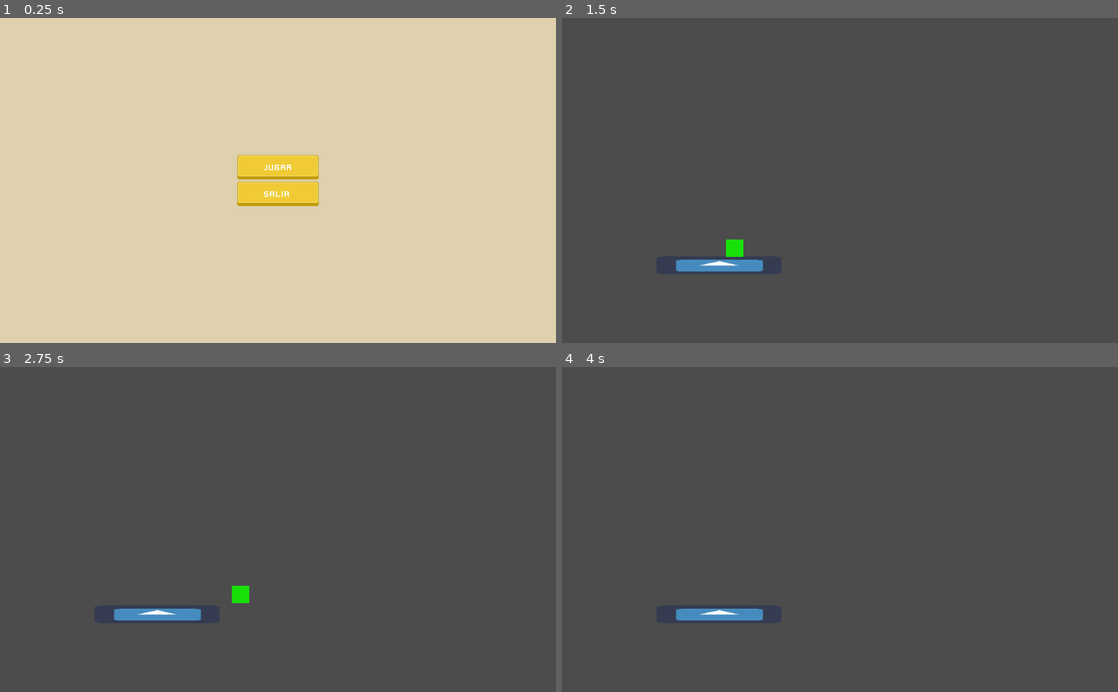
Above: before the commit, frames 1-4 (two rows, left to right).
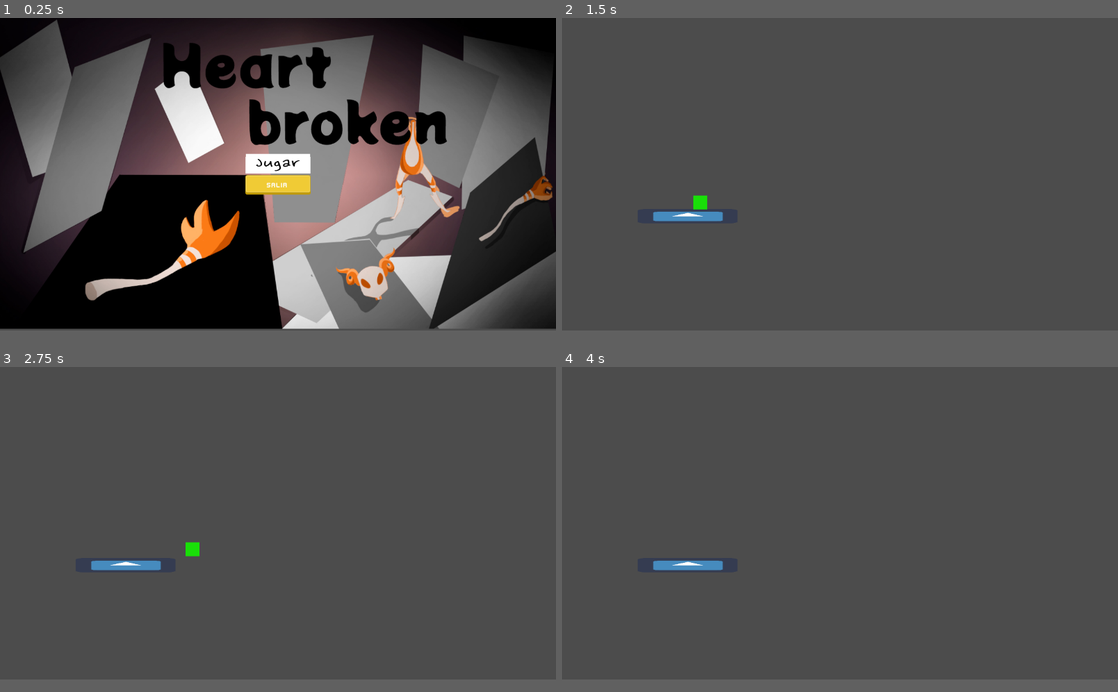
Above: after the commit, the same moments.

Repository: santyarellano/Shattered
Game: Godot game, scene res://Niveles/menuPrincipal.tscn
The game is run twice, just before and just after one commit, with the same random seed, the same clock (stepped at 60 frames per second) and the same inputs. The engine's default icon, where the game draws it, is replaced by a stand-in: a white triangle on a blue panel in a dark square.
Inputs (mouse positions are in pixels of both pictures, inside the frame that each line leads up to; where the layout moved, square brackets give the same spot in the first picture):
- Up to frame 1 (0.25 s): no input
- Up to frame 2 (1.5 s): click (840, 170) [840, 167] at 0.5 s; hold Right (ui_right) from 1.28 s (still down)
- Up to frame 3 (2.75 s): keep holding Right (ui_right); tap Space (ui_select) at 1.52, 2.27 s
- Up to frame 4 (4 s): release Right (ui_right) at 2.78 s; hold Left (ui_left) 2.78-3.53 s; hold Right (ui_right) from 3.53 s (still down); tap Space (ui_select) at 3.77 s
In our replay, the window is 800x468 before the commit and 800x450 after it. These sizes can differ from the game's own. Grey fills any space a smaller window leaves; there, only what the larger window draws over its background counts as a difference.

The runs differ from the first frame. In frame 1, 95% of the frame differs, in the area x 0-100%, y 0-97%; in frame 2, 1.2%; in frame 3, 1.2%; in frame 4, 0.9%.

Commit message:
Menú funcional

Diff:
--- a/Niveles/Control.gd
+++ b/Niveles/Control.gd
@@ -18,3 +18,8 @@
 
 func _on_Jugar_pressed():
 	get_tree().change_scene("res://Niveles/Playground.tscn")
+
+
+
+func _on_Salir_pressed():
+	get_tree().change_scene("res://Niveles/NodoQ.tscn")
--- a/Niveles/menuPrincipal.tscn
+++ b/Niveles/menuPrincipal.tscn
@@ -1,9 +1,10 @@
-[gd_scene load_steps=6 format=2]
+[gd_scene load_steps=7 format=2]
 
 [ext_resource path="res://Niveles/buttonLarge.png" type="Texture" id=1]
 [ext_resource path="res://Niveles/Font/kenvector_future_thin.ttf" type="DynamicFontData" id=2]
-[ext_resource path="res://Niveles/UI/UIbg.png" type="Texture" id=3]
+[ext_resource path="res://Niveles/Menu/menu.jpg" type="Texture" id=3]
 [ext_resource path="res://Niveles/Control.gd" type="Script" id=4]
+[ext_resource path="res://Niveles/Menu/boton.png" type="Texture" id=5]
 
 [sub_resource type="DynamicFont" id=1]
 font_data = ExtResource( 2 )
@@ -19,10 +20,11 @@
 }
 
 [node name="Fondo" type="NinePatchRect" parent="Control"]
-anchor_right = 1.0
-anchor_bottom = 1.0
+margin_right = 1330.0
+margin_bottom = 793.0
+rect_scale = Vector2( 0.964264, 0.903429 )
 texture = ExtResource( 3 )
-region_rect = Rect2( 19.9184, 43.2619, 118.854, 101.67 )
+region_rect = Rect2( 10.8742, 0.778534, 1242.86, 689.752 )
 __meta__ = {
 "_edit_use_anchors_": false
 }
@@ -45,7 +47,7 @@
 margin_bottom = 45.0
 rect_min_size = Vector2( 150, 45 )
 rect_clip_content = true
-texture_normal = ExtResource( 1 )
+texture_normal = ExtResource( 5 )
 expand = true
 
 [node name="Label" type="Label" parent="Control/VBoxContainer/Jugar"]
@@ -58,7 +60,6 @@
 margin_right = 26.5
 margin_bottom = 9.0
 custom_fonts/font = SubResource( 1 )
-text = "JUGAR"
 __meta__ = {
 "_edit_use_anchors_": false
 }
@@ -80,6 +81,7 @@
 margin_top = -9.0
 margin_right = 26.5
 margin_bottom = 9.0
+rect_scale = Vector2( 1.0058, 1 )
 custom_fonts/font = SubResource( 1 )
 text = "Salir"
 __meta__ = {
--- a/project.godot
+++ b/project.godot
@@ -19,6 +19,12 @@
 run/main_scene="res://Niveles/menuPrincipal.tscn"
 config/icon="res://icon.png"
 
+[display]
+
+window/size/width=1280
+window/size/height=720
+window/size/resizable=false
+
 [rendering]
 
 environment/default_environment="res://default_env.tres"
Binary file added: Niveles/Menu/boton.png
Not shown, added: Niveles/Menu/boton.png.import
Binary file added: Niveles/Menu/menu.jpg
Not shown, added: Niveles/Menu/menu.jpg.import
